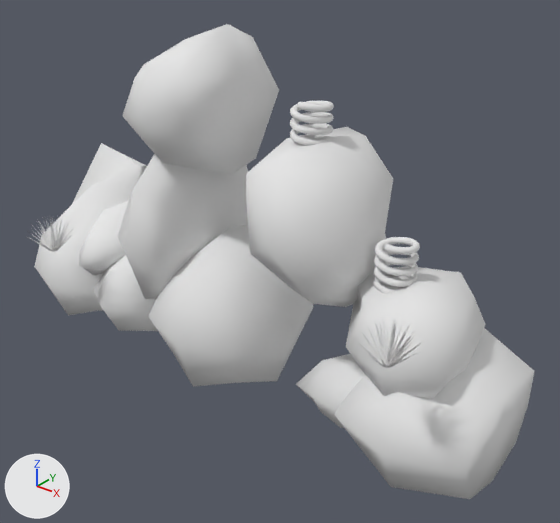
What one commit did to the OBJ model StarCatcher/Assets/Land3.obj.
Camera for both pictures: a 50 mm camera at (4.95, -5.6, 3.74) aimed at (0.51, -0.05, 0.3). The axes (+X, +Y, +Z) are drawn at lower left. The lights are the same throughout. Where no turn or scale is listed for an object, it has been applied to the vertices.

Names of what the first picture shows: 'Land3'.
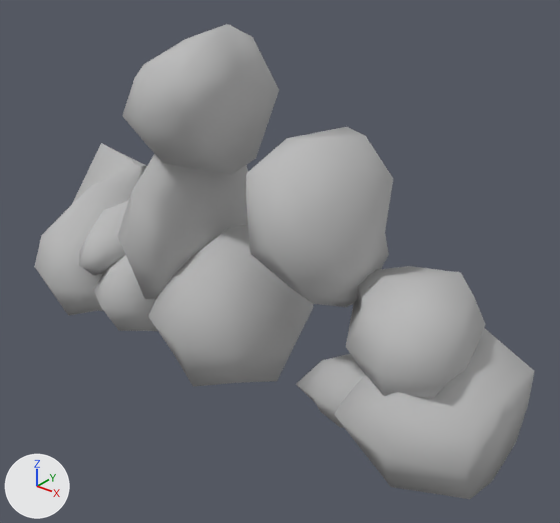
Where the change shows, as pixel boxes (x1, y1, x2, y2) in the pictures (560 x 523 px):
```json
{"object": "Land3", "change": "reshaped", "before": [28, 24, 534, 499], "after": [34, 24, 534, 499]}
{"part": 1, "of": "me_land3", "change": "deleted", "before": [373, 237, 420, 293]}
{"part": 2, "of": "me_land3", "change": "deleted", "before": [290, 100, 334, 146]}
{"part": 3, "of": "me_land3", "change": "deleted", "before": [357, 319, 421, 368]}
{"part": 4, "of": "me_land3", "change": "deleted", "before": [28, 215, 76, 251]}
{"part": 5, "of": "me_land3", "change": "recoloured", "before": [34, 24, 534, 499], "after": [34, 24, 534, 499], "on screen": "white to grey"}
```

Scene script edits in JSON lines:
```json
{"op": "add", "block": "mat_land3_initialshadinggroup", "code": ["mat_land3_initialshadinggroup = principled_material('Land3:initialShadingGroup')", "mat_land3_initialshadinggroup.base_color = (0.5, 0.5, 0.5)  # grey #bcbcbc", "mat_land3_initialshadinggroup.roughness = 1.0"]}
{"block": "me_land3", "where": "# used by ob_land3; location = (0.0, 0.0, 0.0)"}
{"op": "remove", "block": "me_land3", "code": "me_land3.from_pydata(...)  # 5752 vertices, 5708 faces; spans x -2.98..2.99, y -1.37..0.86, z -1.31..2.57"}
{"op": "remove", "block": "me_land3", "code": "me_land3.materials.append(mat_phong1sg)  # white #e7e7e7"}
{"op": "remove", "block": "me_land3", "code": "me_land3.materials.append(mat_blinn3sg)  # white #e7e7e7"}
{"op": "add", "block": "me_land3", "code": "me_land3.from_pydata(...)  # 260 vertices, 240 faces; spans x -2.98..2.99, y -0.88..0.86, z -1.31..2.57"}
{"block": "me_land3", "change": "me_land3 part 1: the loose piece of 2585 vertices spanning x 1.62..2.01, y -0.2..0.2, z 0.33..0.91 is deleted"}
{"block": "me_land3", "change": "me_land3 part 2: the loose piece of 2585 vertices spanning x 0.64..1.04, y -0.2..0.2, z 1.43..2.01 is deleted"}
{"block": "me_land3", "change": "me_land3 part 3: the loose piece of 161 vertices spanning x 2.14..2.69, y -1.36..-0.84, z 0.38..0.77 is deleted"}
{"block": "me_land3", "change": "me_land3 part 4: the loose piece of 161 vertices spanning x -2.1..-1.54, y -1.37..-0.84, z 0.14..0.54 is deleted"}
{"block": "me_land3", "change": "me_land3 part 5: 240 faces spanning x -2.98..2.99, y -0.88..0.86, z -1.31..2.57 switch from mat_blinn1sg (white #e7e7e7) to mat_land3_initialshadinggroup (grey #bcbcbc)"}
```
